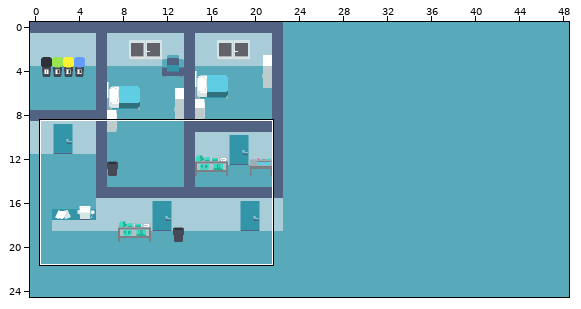
Tiled map, stored at resources/level/hospital.tmx. The picture above shows the old version from afar; the outline marks the close-up.
Close-up. Earlier state:
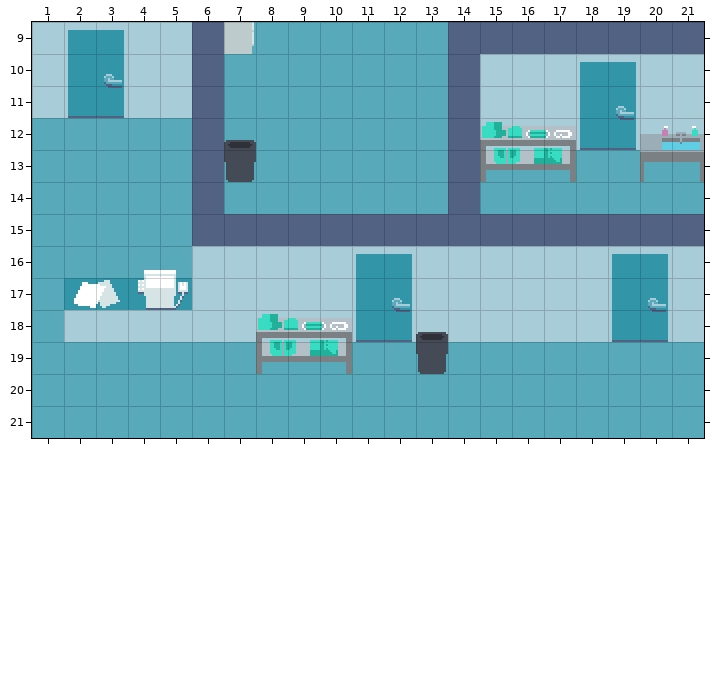
Cells are 16x16 px. Shown: x 1..21, y 9..21. The commit also changed other parts of the map, which this record leaves out.
Now the later version:
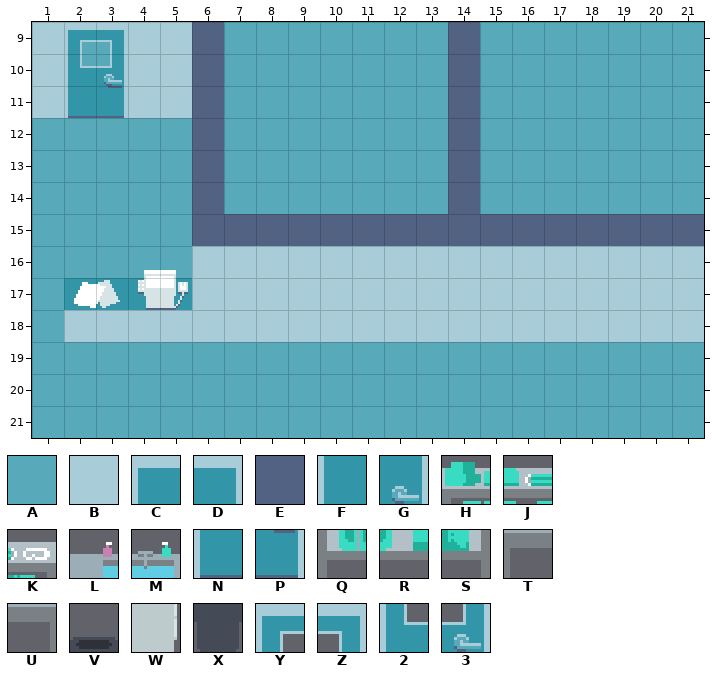
Key: from "sprites": A 0, B 1, C 2, D 3, E 11, F 12, G 13, H 14, J 15, K 16, L 20, M 21, N 22, P 23, Q 24, R 25, S 26, T 30, U 31, V 38, W 47, X 48, Y 80, Z 81, 2 90, 3 91.
_ is an empty cell, # one hidden under a higher layer.
Diff:
Layer "Walls":
y 9: x 2..3 ## -> AA; x 15..21 EEEEEEE -> AAAAAAA
y 10: x 2..3 ## -> AA; x 15..21 BBB##BB -> AAAAAAA
y 11..12: x 15..21 BBB##BB -> AAAAAAA
Layer "Items":
y 9: x 2..3 CD -> YZ; x 7 W -> _
y 10: x 2..3 FG -> 23; x 18..19 CD -> __
y 11: x 18..19 FG -> __
y 12: x 7 V -> _; x 15..21 HJKNPLM -> _______
y 13: x 7 X -> _; x 15..17 QRS -> ___; x 20..21 TU -> __
y 16: x 11..12 CD -> __; x 19..20 CD -> __
y 17: x 11..12 FG -> __; x 19..20 FG -> __
y 18: x 8..13 HJKNPV -> ______; x 19..20 NP -> __
y 19: x 8..10 QRS -> ___; x 13 X -> _
